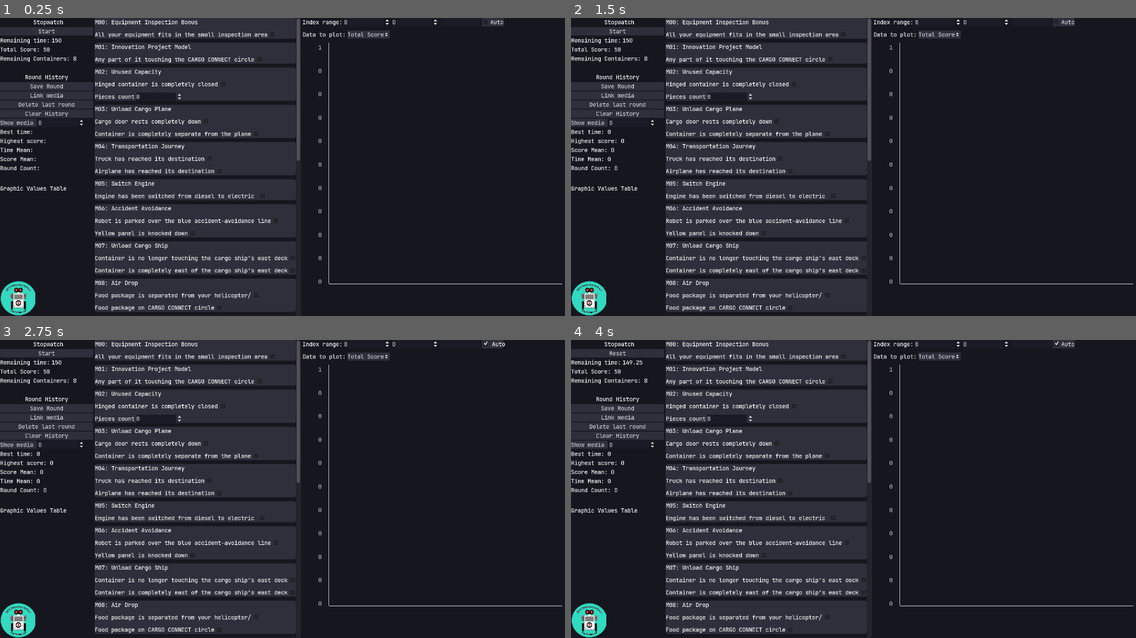
Above: before the commit, frames 1-4 (two rows, left to right).
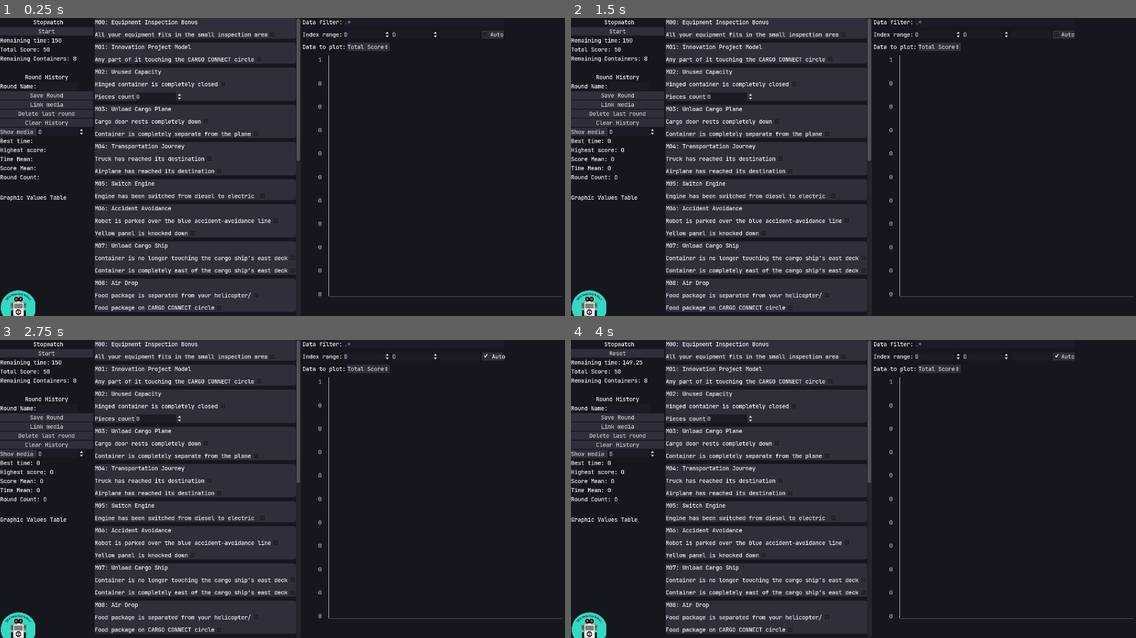
Above: after the commit, the same moments.

Repository: sesi-robotics-school/rs_scorer
Game: Godot game, scene res://src/scenes/main.tscn
Two runs of this game, one before a commit and one after it. Both use one fixed random seed, a clock stepped at 60 frames per second and the inputs below.
Inputs:
- Up to frame 1 (0.25 s): no input
- Up to frame 2 (1.5 s): click "Save Round" at 0.5 s; click "Clear History" at 1.25 s
- Up to frame 3 (2.75 s): click "Auto" at 2 s
- Up to frame 4 (4 s): click "Start" at 2.75 s; click "Stop" at 3.5 s

The runs differ from the first frame. In frame 1, 2.7% of the frame differs, in the area x 0-100%, y 0-100%; in frame 2, 2.8%; in frame 3, 2.8%; in frame 4, 2.8%.

Commit message:
feat: add round name and graph filter

Diff:
--- a/src/scenes/main.tscn
+++ b/src/scenes/main.tscn
@@ -22,7 +22,7 @@
 data_opt = NodePath("Margin/HBox/VBoxContainer/HBoxContainer/OptionButton")
 remain_conts = NodePath("Margin/HBox/VBox/VBoxContainer/RemainingContainersLbl")
 chick_opt = NodePath("Margin/HBox/ScrollContainer/VBoxContainer/M12/VBoxContainer/HBoxContainer3/OptionButton")
-table = NodePath("Margin/HBox/VBoxContainer/ReferenceRect/RichTextLabel")
+table = NodePath("Margin/HBox/VBox/VBoxContainer/RichTextLabel")
 spin_round_med = NodePath("Margin/HBox/VBox/VBoxContainer/HBoxContainer/SpinBox")
 round_name = NodePath("Margin/HBox/VBoxContainer/HBoxContainer2/LineEdit")
 spinboxes = [ "Margin/HBox/ScrollContainer/VBoxContainer/M15/VBoxContainer/HBoxContainer/SpinBox", "Margin/HBox/ScrollC …(323 unchanged characters)…
@@ -45,7 +45,7 @@
 
 [node name="VBoxContainer" type="VBoxContainer" parent="Margin/HBox/VBox"]
 margin_right = 224.0
-margin_bottom = 422.0
+margin_bottom = 656.0
 theme = ExtResource( 4 )
 custom_constants/separation = 2
 
@@ -113,17 +113,36 @@
 "_edit_use_anchors_": false
 }
 
+[node name="HBoxContainer2" type="HBoxContainer" parent="Margin/HBox/VBox/VBoxContainer"]
+margin_top = 155.0
+margin_right = 224.0
+margin_bottom = 175.0
+
+[node name="Label" type="Label" parent="Margin/HBox/VBox/VBoxContainer/HBoxContainer2"]
+margin_right = 88.0
+margin_bottom = 20.0
+theme = ExtResource( 4 )
+text = "Round Name:"
+
+[node name="RoundName" type="LineEdit" parent="Margin/HBox/VBox/VBoxContainer/HBoxContainer2"]
+anchor_right = 0.156
+anchor_bottom = 0.036
+margin_left = 92.0
+margin_right = 188.0
+margin_bottom = 20.0
+theme = ExtResource( 4 )
+
 [node name="RegisterRoundBtn" type="Button" parent="Margin/HBox/VBox/VBoxContainer"]
-margin_top = 155.0
-margin_right = 224.0
-margin_bottom = 175.0
+margin_top = 177.0
+margin_right = 224.0
+margin_bottom = 197.0
 theme = ExtResource( 4 )
 text = "Save Round"
 
 [node name="SetRoudVideo" type="Button" parent="Margin/HBox/VBox/VBoxContainer"]
-margin_top = 177.0
-margin_right = 224.0
-margin_bottom = 197.0
+margin_top = 199.0
+margin_right = 224.0
+margin_bottom = 219.0
 theme = ExtResource( 4 )
 text = "Link media"
 __meta__ = {
@@ -131,15 +150,15 @@
 }
 
 [node name="UndoRound" type="Button" parent="Margin/HBox/VBox/VBoxContainer"]
-margin_top = 199.0
-margin_right = 224.0
-margin_bottom = 219.0
+margin_top = 221.0
+margin_right = 224.0
+margin_bottom = 241.0
 text = "Delete last round"
 
 [node name="ClearBtn" type="Button" parent="Margin/HBox/VBox/VBoxContainer"]
-margin_top = 221.0
-margin_right = 224.0
-margin_bottom = 241.0
+margin_top = 243.0
+margin_right = 224.0
+margin_bottom = 263.0
 theme = ExtResource( 4 )
 text = "Clear History"
 __meta__ = {
@@ -147,9 +166,9 @@
 }
 
 [node name="HBoxContainer" type="HBoxContainer" parent="Margin/HBox/VBox/VBoxContainer"]
-margin_top = 243.0
-margin_right = 224.0
-margin_bottom = 263.0
+margin_top = 265.0
+margin_right = 224.0
+margin_bottom = 285.0
 __meta__ = {
 "_edit_use_anchors_": false
 }
@@ -165,44 +184,44 @@
 margin_bottom = 20.0
 
 [node name="BestRoundTime" type="Label" parent="Margin/HBox/VBox/VBoxContainer"]
-margin_top = 265.0
-margin_right = 224.0
-margin_bottom = 285.0
+margin_top = 287.0
+margin_right = 224.0
+margin_bottom = 307.0
 theme = ExtResource( 4 )
 text = "Best time: "
 
 [node name="BestRoundScore" type="Label" parent="Margin/HBox/VBox/VBoxContainer"]
-margin_top = 287.0
-margin_right = 224.0
-margin_bottom = 307.0
+margin_top = 309.0
+margin_right = 224.0
+margin_bottom = 329.0
 theme = ExtResource( 4 )
 text = "Highest score:"
 
 [node name="AvgRoundScore" type="Label" parent="Margin/HBox/VBox/VBoxContainer"]
-margin_top = 309.0
-margin_right = 224.0
-margin_bottom = 329.0
+margin_top = 331.0
+margin_right = 224.0
+margin_bottom = 351.0
 theme = ExtResource( 4 )
 text = "Time Mean:"
 
 [node name="AvgRoundTime" type="Label" parent="Margin/HBox/VBox/VBoxContainer"]
-margin_top = 331.0
-margin_right = 224.0
-margin_bottom = 351.0
+margin_top = 353.0
+margin_right = 224.0
+margin_bottom = 373.0
 theme = ExtResource( 4 )
 text = "Score Mean:"
 
 [node name="RoundCount" type="Label" parent="Margin/HBox/VBox/VBoxContainer"]
-margin_top = 353.0
-margin_right = 224.0
-margin_bottom = 373.0
+margin_top = 375.0
+margin_right = 224.0
+margin_bottom = 395.0
 theme = ExtResource( 4 )
 text = "Round Count: "
 
 [node name="VBoxContainer2" type="ScrollContainer" parent="Margin/HBox/VBox/VBoxContainer"]
-margin_top = 375.0
-margin_right = 224.0
-margin_bottom = 375.0
+margin_top = 397.0
+margin_right = 224.0
+margin_bottom = 397.0
 theme = ExtResource( 4 )
 follow_focus = true
 scroll_horizontal_enabled = false
@@ -211,9 +230,9 @@
 [node name="VBoxContainer" type="VBoxContainer" parent="Margin/HBox/VBox/VBoxContainer/VBoxContainer2"]
 
 [node name="ReferenceRect" type="ReferenceRect" parent="Margin/HBox/VBox/VBoxContainer"]
-margin_top = 377.0
-margin_right = 224.0
-margin_bottom = 377.0
+margin_top = 399.0
+margin_right = 224.0
+margin_bottom = 399.0
 __meta__ = {
 "_edit_use_anchors_": false
 }
@@ -229,17 +248,22 @@
 margin_right = 234.0
 margin_bottom = 342.0
 texture = ExtResource( 5 )
-__meta__ = {
-"_edit_use_anchors_": false
-}
 
 [node name="Label" type="Label" parent="Margin/HBox/VBox/VBoxContainer"]
-margin_top = 379.0
-margin_right = 224.0
-margin_bottom = 422.0
+margin_top = 401.0
+margin_right = 224.0
+margin_bottom = 444.0
 text = "
 Graphic Values Table"
 valign = 1
+
+[node name="RichTextLabel" type="RichTextLabel" parent="Margin/HBox/VBox/VBoxContainer"]
+margin_top = 446.0
+margin_right = 224.0
+margin_bottom = 656.0
+rect_min_size = Vector2( 0.511, 210 )
+size_flags_horizontal = 15
+bbcode_enabled = true
 
 [node name="ScrollContainer" type="ScrollContainer" parent="Margin/HBox"]
 margin_left = 228.0
@@ -1091,9 +1115,27 @@
 margin_bottom = 720.0
 theme = ExtResource( 4 )
 
+[node name="HBoxContainer3" type="HBoxContainer" parent="Margin/HBox/VBoxContainer"]
+margin_right = 484.0
+margin_bottom = 20.0
+
+[node name="Label" type="Label" parent="Margin/HBox/VBoxContainer/HBoxContainer3"]
+margin_right = 96.0
+margin_bottom = 20.0
+theme = ExtResource( 4 )
+text = "Data filter:"
+
+[node name="LineEdit" type="LineEdit" parent="Margin/HBox/VBoxContainer/HBoxContainer3"]
+margin_left = 100.0
+margin_right = 484.0
+margin_bottom = 20.0
+size_flags_horizontal = 3
+placeholder_text = ".*"
+
 [node name="HBoxContainer2" type="HBoxContainer" parent="Margin/HBox/VBoxContainer"]
-margin_right = 484.0
-margin_bottom = 20.0
+margin_top = 30.0
+margin_right = 484.0
+margin_bottom = 50.0
 theme = ExtResource( 4 )
 
 [node name="Label" type="Label" parent="Margin/HBox/VBoxContainer/HBoxContainer2"]
@@ -1127,9 +1169,9 @@
 text = "Auto"
 
 [node name="HBoxContainer" type="HBoxContainer" parent="Margin/HBox/VBoxContainer"]
-margin_top = 30.0
-margin_right = 484.0
-margin_bottom = 50.0
+margin_top = 60.0
+margin_right = 484.0
+margin_bottom = 80.0
 theme = ExtResource( 4 )
 
 [node name="Label" type="Label" parent="Margin/HBox/VBoxContainer/HBoxContainer"]
@@ -1146,21 +1188,15 @@
 text = "Round"
 
 [node name="ReferenceRect" type="ReferenceRect" parent="Margin/HBox/VBoxContainer"]
-margin_top = 60.0
-margin_right = 484.0
-margin_bottom = 60.0
-theme = ExtResource( 4 )
-
-[node name="RichTextLabel" type="RichTextLabel" parent="Margin/HBox/VBoxContainer/ReferenceRect"]
-margin_left = -676.0
-margin_top = 364.0
-margin_right = -452.0
-margin_bottom = 574.0
-bbcode_enabled = true
+margin_top = 90.0
+margin_right = 484.0
+margin_bottom = 90.0
+theme = ExtResource( 4 )
 
 [node name="GDCharts" type="ReferenceRect" parent="Margin/HBox/VBoxContainer/ReferenceRect"]
 margin_right = 625.0
 margin_bottom = 614.0
+theme = ExtResource( 4 )
 script = ExtResource( 1 )
 label_font = ExtResource( 3 )
 MAX_VALUES = 24
--- a/src/scripts/main.gd
+++ b/src/scripts/main.gd
@@ -32,8 +32,10 @@
 var spinboxes_containers := [0, 0, 0, 0, 0, 0, 0, 0]
 var cameras := []
 var round_media_path := ""
+var filter := RegEx.new()
 
 func _ready() -> void:
+	filter.compile(".*")
 	for spin in range(spinboxes.size()):
 		spinboxes[spin] = get_node(spinboxes[spin])
 
@@ -296,7 +298,7 @@
 	var max_val := 0
 	for i in range(idx_init.value, idx_final.value):
 		var rd = RoundDB.rounds[i]
-		if round_name.text == "*" or rd.name == round_name.text:
+		if filter.search(rd.name) != null:
 			rounds.append(i)
 			var chart_val := get_chart_val(i)
 			max_val = max(max_val, chart_val)
@@ -330,7 +332,7 @@
 func rnd_chart(values: PoolIntArray, max_val: int):
 	table.bbcode_text = ""
 	chart.clear_chart()
-	var med := max_val / values.size() as float
+	var med := max_val / max(values.size(), 1) as float
 	var sum := 0
 	for i in values:
 		var rdv = get_chart_val(i)
@@ -406,3 +408,11 @@
 			print('Error opening round media file')
 	else:
 		$AcceptDialog.show()
+
+
+func _on_LineEdit_text_entered(new_text):
+	filter = RegEx.new()
+	var err := filter.compile(new_text)
+	if err != OK:
+		push_error("Error compiling regex round filter: " + str(err))
+	up_chart(false)
